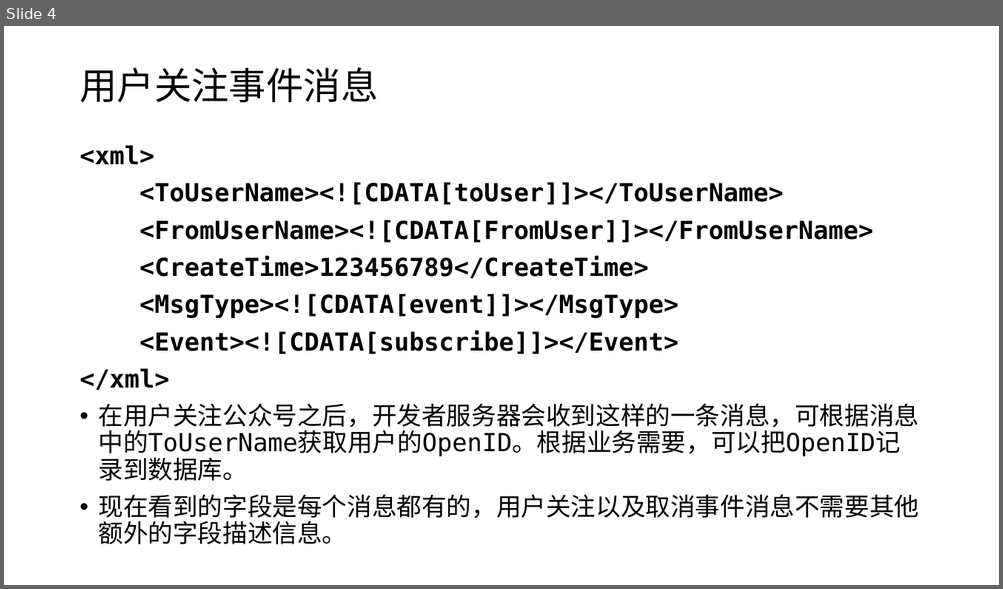
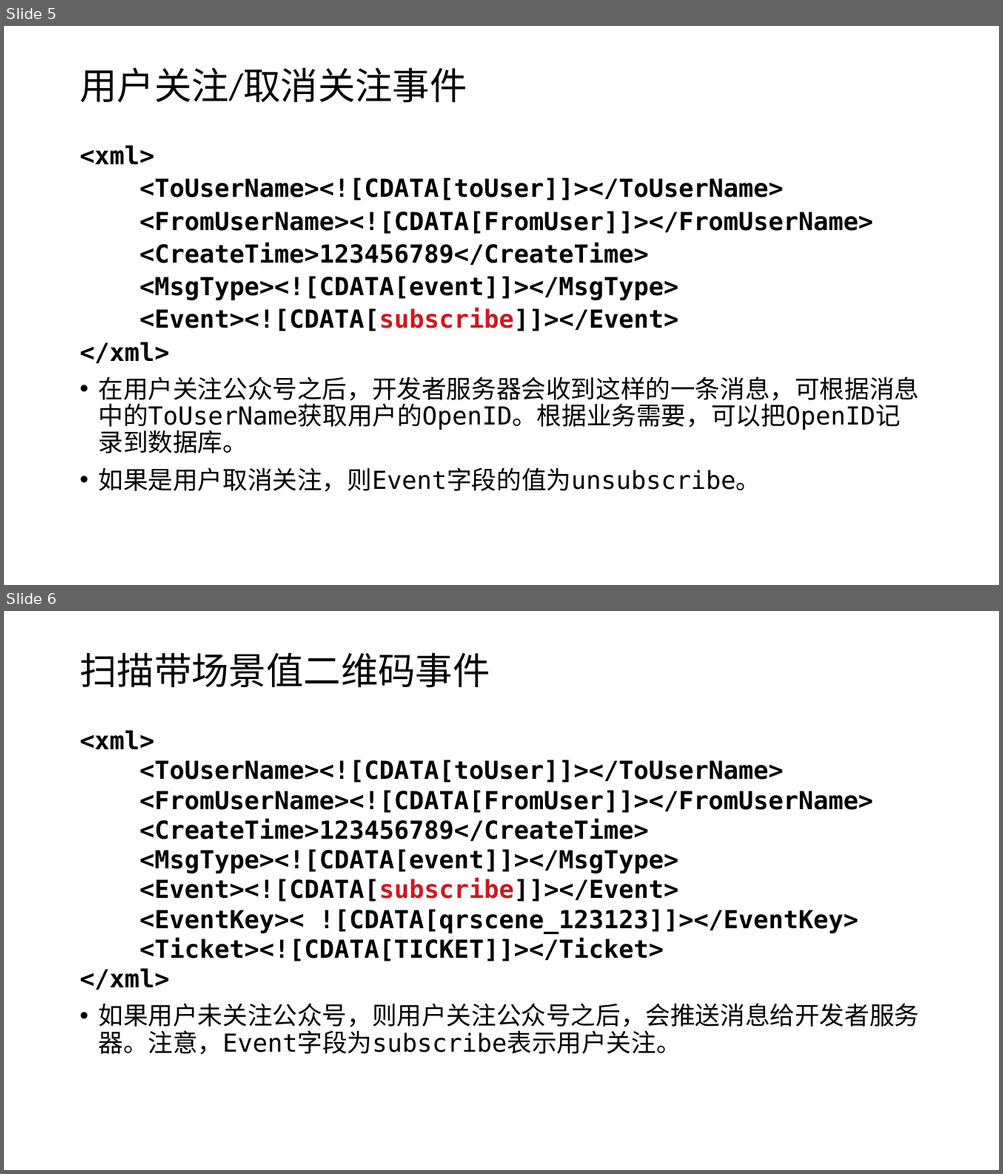
Before and after one commit to edu2act/course-wechat-and-miniprogram, a slide deck: ch04/事件消息处理.pptx. Shown one above the other, each under a label of ours: slide 4 before the commit, slides 5 and 6 after it. The pictures are 1003x589 and 1003x1174 pixels, drawn with LibreOffice and Linux fonts; fonts in the diff are those of the drawing. Boxes give left, top, right and bottom in pixels: in the first picture for what was removed or moved away, otherwise in the second. Text is boxed around its words. In the diff, an @@ line names an element or a change of style, - is before the commit and + after.

```diff
--- a/ch04/事件消息处理.pptx
+++ b/ch04/事件消息处理.pptx
@@ slide 6 added at (4, 611, 999, 1170), background #FFFFFF @@
@@ text added at (79, 652, 489, 688), 36 pt, text #000000 @@
+扫描带场景值二维码事件
@@ text added at (79, 730, 919, 1055), 24 pt, text #000000, bold @@
+<xml>
+<ToUserName><![CDATA[toUser]]></ToUserName>
+<FromUserName><![CDATA[FromUser]]></FromUserName>
+<CreateTime>123456789</CreateTime>
+<MsgType><![CDATA[event]]></MsgType>
+<Event><![CDATA[subscribe]]></Event>
+<EventKey>< ![CDATA[qrscene_123123]]></EventKey>
+<Ticket><![CDATA[TICKET]]></Ticket>
+</xml>
+• 如果用户未关注公众号，则用户关注公众号之后，会推送消息给开发者服务器。注意，Event字段为subscribe表示用户关注。
@@ what was slide 4 is now slide 5 @@
@@ slide 5 changed as well @@
@@ text at (79, 67, 466, 103): text changed @@
-用户关注事件消息
+用户关注/取消关注事件
@@ text at (79, 145, 873, 363): text colour #000000 to #CE181E in "<Event><![CDATA[subscribe]]></Event>"; less space between paragraphs @@
@@ text at (98, 468, 760, 492): text changed @@
-• 现在看到的字段是每个消息都有的，用户关注以及取消事件消息不需要其他额外的字段描述信息。
+• 如果是用户取消关注，则Event字段的值为unsubscribe。
```
Also in this commit, not shown: 4 other slides changed, 5 other slides added, 1 slide removed, 4 other files.
